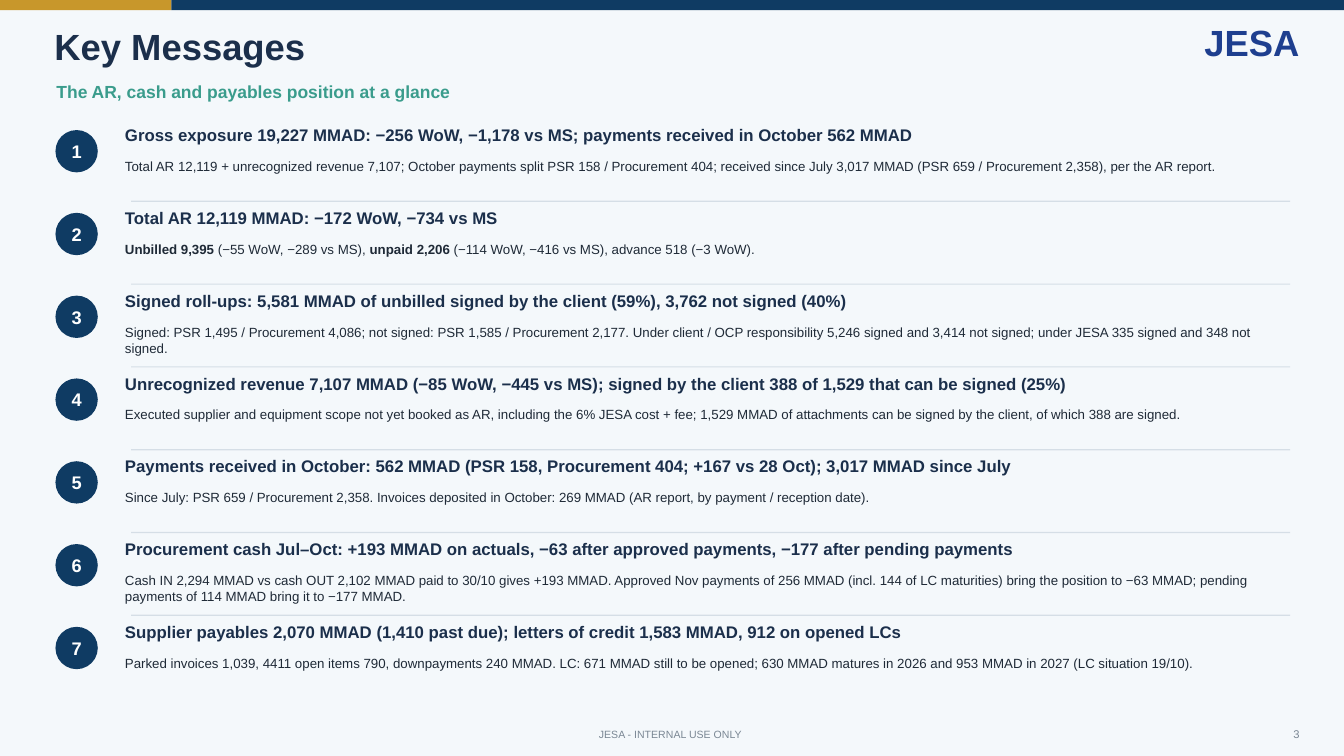
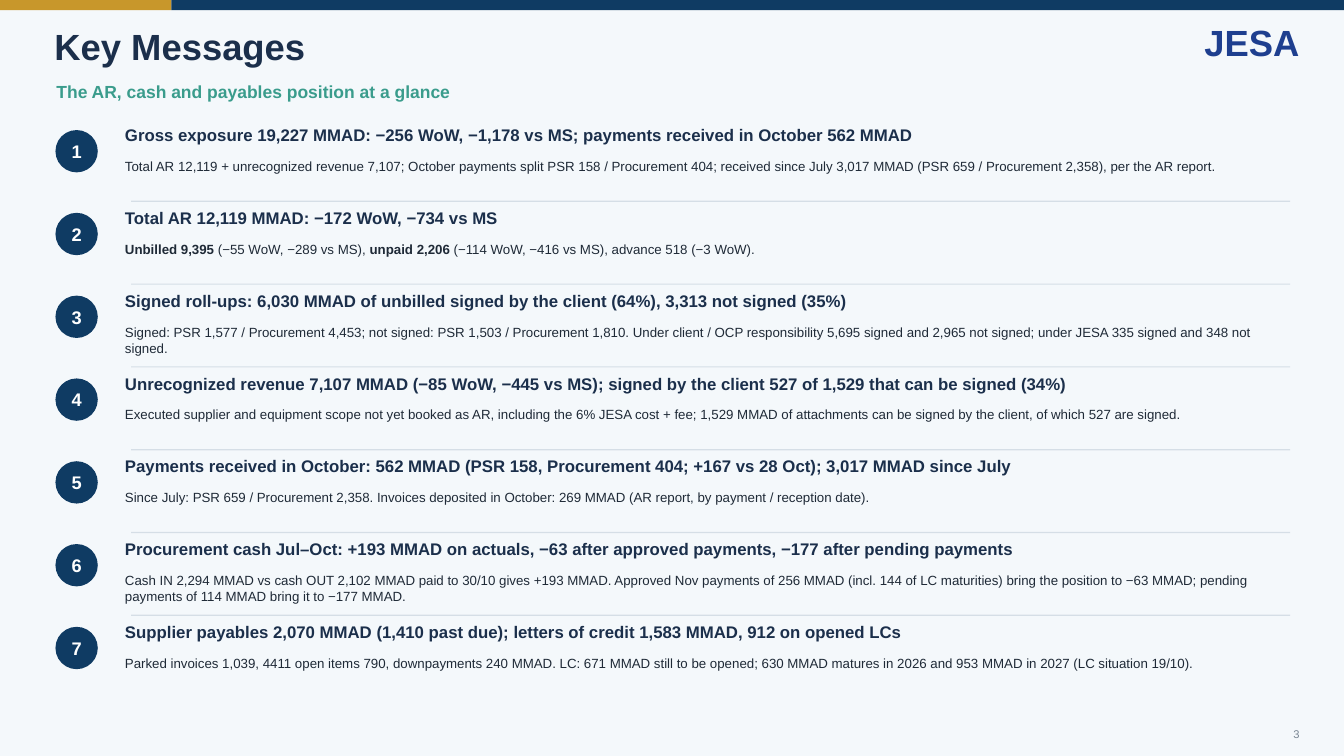
Before and after one commit to cherkaouihassan-art/Skills-Repo, a slide deck: slide 3 of weekly-ar-cash-deck/output/JESA_AR_Cash_Position_Nov_W1_2026-11-04.pptx. Drawn at 1344x756 pixels with LibreOffice and Linux fonts; fonts in the diff are those of the drawing. Boxes give left, top, right and bottom in pixels: in the first picture for what was removed or moved away, otherwise in the second. Text is boxed around its words. In the diff, an @@ line names an element or a change of style, - is before the commit and + after.

```diff
--- a/weekly-ar-cash-deck/output/JESA_AR_Cash_Position_Nov_W1_2026-11-04.pptx
+++ b/weekly-ar-cash-deck/output/JESA_AR_Cash_Position_Nov_W1_2026-11-04.pptx
@@ text at (125, 295, 846, 311): text changed @@
-Signed roll-ups: 5,581 MMAD of unbilled signed by the client (59%), 3,762 not signed (40%)
+Signed roll-ups: 6,030 MMAD of unbilled signed by the client (64%), 3,313 not signed (35%)
@@ text at (125, 327, 1250, 356): text changed @@
-Signed: PSR 1,495 / Procurement 4,086; not signed: PSR 1,585 / Procurement 2,177. Under client / OCP responsibility 5,246 signed and 3,414 not signed; under JESA 335 signed and 348 not signed.
+Signed: PSR 1,577 / Procurement 4,453; not signed: PSR 1,503 / Procurement 1,810. Under client / OCP responsibility 5,695 signed and 2,965 not signed; under JESA 335 signed and 348 not signed.
@@ text at (125, 378, 1066, 394): text changed @@
-Unrecognized revenue 7,107 MMAD (−85 WoW, −445 vs MS); signed by the client 388 of 1,529 that can be signed (25%)
+Unrecognized revenue 7,107 MMAD (−85 WoW, −445 vs MS); signed by the client 527 of 1,529 that can be signed (34%)
@@ text at (125, 409, 1180, 422): text changed @@
-Executed supplier and equipment scope not yet booked as AR, including the 6% JESA cost + fee; 1,529 MMAD of attachments can be signed by the client, of which 388 are signed.
+Executed supplier and equipment scope not yet booked as AR, including the 6% JESA cost + fee; 1,529 MMAD of attachments can be signed by the client, of which 527 are signed.
@@ text removed at (599, 731, 742, 738) @@
-JESA - INTERNAL USE ONLY
```
Also in this commit, not shown: 40 other slides changed, 1 slide added, 7 other files.
